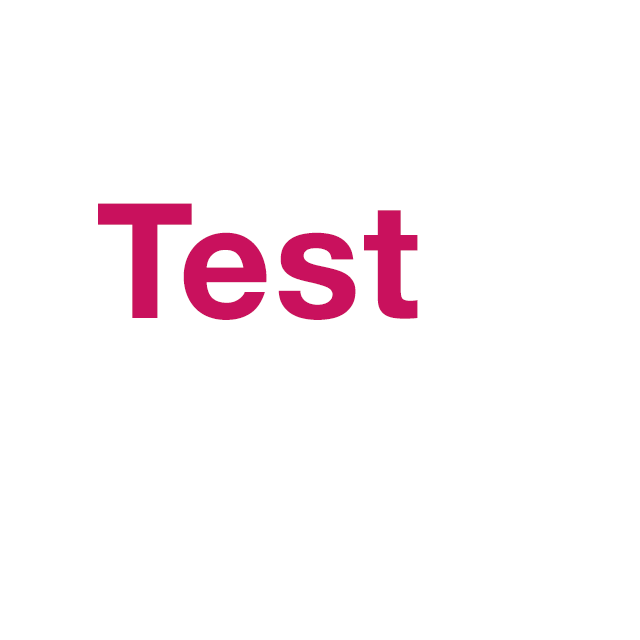
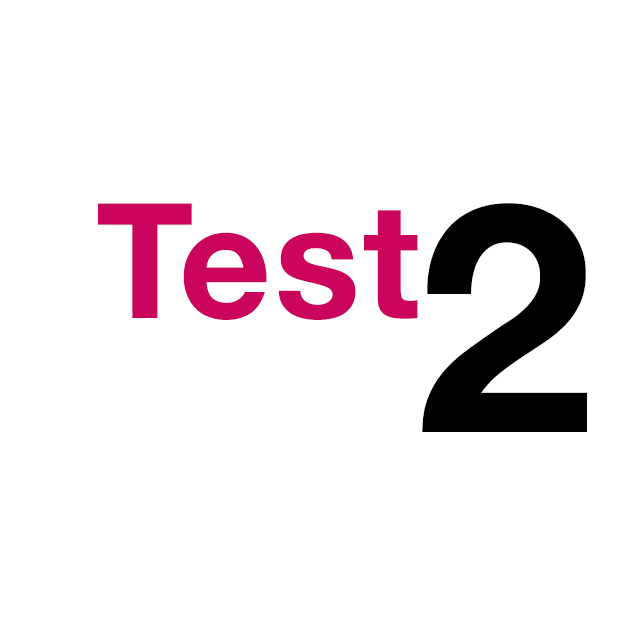
Two versions of the same layered image (w=640, h=640). Layer-by-layer changes:
added layer "2" above "Test" over [422, 203, 587, 432]
painted on "Test" over [98, 204, 417, 320]
